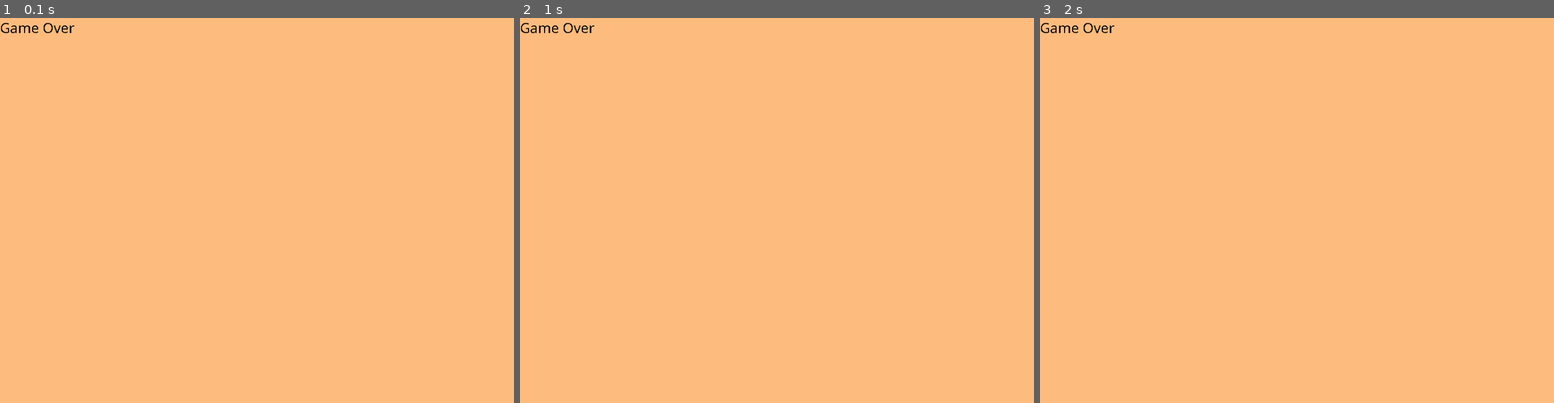
Above: before the commit, frames 1-3 (left to right).
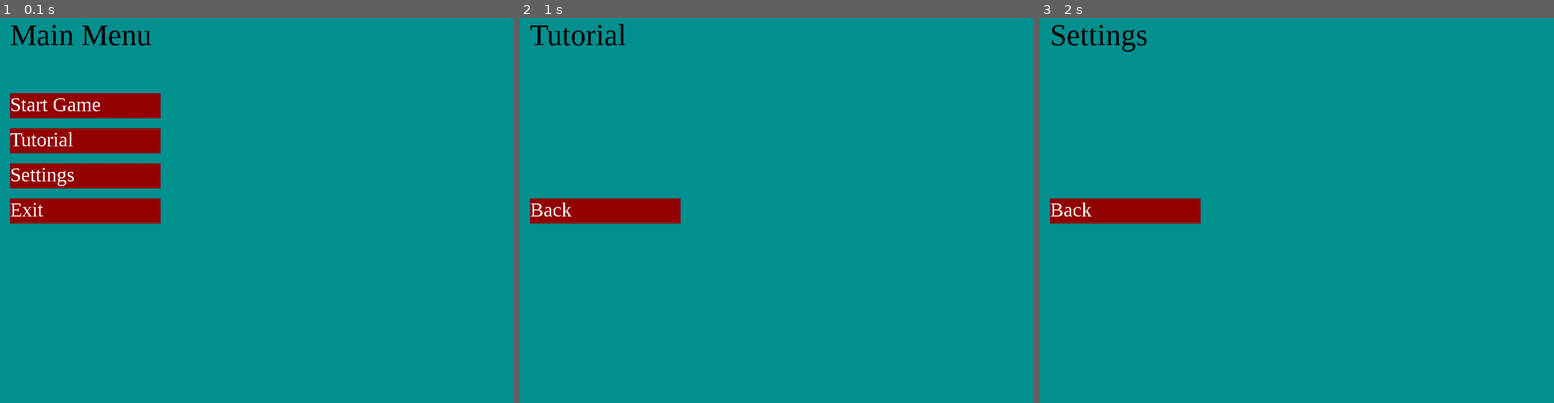
Above: after the commit, the same moments.

Repository: vineetjc/pygame-Coin-Fall-
Game: pygame game, started from main.py
Same seed, same stepped clock (60 frames per second), same inputs: the game is played once before the commit and once after it.
Inputs (mouse positions are in pixels of both pictures, inside the frame that each line leads up to):
- Up to frame 1 (0.1 s): no input
- Up to frame 2 (1 s): click (607, 106) at 0.38 s, where only the run after the commit has a clickable "Start Game"; click (617, 152) at 0.72 s
- Up to frame 3 (2 s): click (1111, 198) at 1.05 s; press the mouse at (1127, 210) at 1.37 s; move the mouse to (1127, 141) at 1.47 s; release the mouse at (1127, 68) at 1.6 s; press the mouse at (1127, 175) at 1.7 s; move the mouse to (1117, 179) at 1.8 s; release the mouse at (1106, 183) at 1.93 s

The runs differ from the first frame. In frame 1, 100% of the frame differs, in the area x 0-100%, y 0-100%; in frame 2, 100%; in frame 3, 100%.

Commit message:
buttons working. 4 new screen working except the game scene

Diff:
--- a/main.py
+++ b/main.py
@@ -30,7 +30,7 @@
 
     # initialize resources and game mode
     res = Resources(pygame)
-    game_mode = Game_mode.GAME_OVER
+    game_mode = Game_mode.MAIN_MENU
 
     # initialize screens
     main_menu_screen = Main_menu_screen(pygame, res, windowSurface)
@@ -62,7 +62,7 @@
 
         else:
             pygame.quit()
-            sys.quit()
+            sys.exit()
 
         game_clock.tick(60)
 
--- /dev/null
+++ b/src/button.py
@@ -0,0 +1,18 @@
+
+
+class Button():
+    def __init__(self, pygame, res, surface, rect, text):
+        self.pygame = pygame
+        self.res = res
+        self.surface = surface
+        self.rect = self.pygame.Rect(rect)
+        self.text = text
+        self.font = pygame.font.SysFont('cambria', 40)
+
+    def draw(self):
+        self.pygame.draw.rect(self.surface, self.res.BUTTONCOLOR, self.rect)
+        textsurface = self.font.render(self.text, False, self.res.WHITE)
+        self.surface.blit(textsurface, self.rect)
+
+    def check_click(self, pos):
+        return self.rect.collidepoint(pos)
--- a/src/game_over_screen.py
+++ b/src/game_over_screen.py
@@ -1,17 +1,32 @@
 from src.screen import Screen
 from src.game_enums import Game_mode
-from pygame.locals import QUIT, KEYUP
+from pygame.locals import QUIT, KEYUP, MOUSEBUTTONUP
+from src.button import Button
+
 
 class Game_over_screen(Screen):
     def __init__(self, pygame, res, surface):
         Screen.__init__(self, pygame, res, surface)
-        self.font = pygame.font.SysFont('Comic Sans MS', 30)
+        self.font = pygame.font.SysFont('cambria', 30)
+        self.buttons['Restart'] =  Button(pygame, res, surface, [20, 290, 300, 50], "Restart")
+        self.buttons['Back'] =  Button(pygame, res, surface, [20, 360, 300, 50], "Back")
 
     def update(self, events):
         textsurface = self.font.render('Game Over', False, (0, 0, 0))
         self.surface.fill(self.res.BGCOLOR)
-        self.surface.blit(textsurface, (0, 0))
+        self.surface.blit(textsurface, (20, 0))
 
+        for button in self.buttons:
+            self.buttons[button].draw()
+
+        mouseup_event = next((x for x in events if x.type == MOUSEBUTTONUP), None)
+
+        if mouseup_event != None:
+            if self.buttons['Restart'].check_click(mouseup_event.pos):
+                return Game_mode.MAIN_MENU
+
+            if self.buttons['Back'].check_click(mouseup_event.pos):
+                return Game_mode.MAIN_MENU
 
         self.pygame.display.flip()
 
--- a/src/main_menu_screen.py
+++ b/src/main_menu_screen.py
@@ -1,18 +1,40 @@
 from src.screen import Screen
 from src.game_enums import Game_mode
-from pygame.locals import QUIT, KEYUP
+from pygame.locals import QUIT, KEYUP, MOUSEBUTTONUP
+from src.button import Button
 
 
 class Main_menu_screen(Screen):
     def __init__(self, pygame, res, surface):
         Screen.__init__(self, pygame, res, surface)
-        self.font = pygame.font.SysFont('Comic Sans MS', 30)
+        self.font = pygame.font.SysFont('cambria', 60)
+        self.buttons['Game'] =      Button(pygame, res, surface, [20, 150, 300, 50], "Start Game")
+        self.buttons['Tutorial'] =  Button(pygame, res, surface, [20, 220, 300, 50], "Tutorial")
+        self.buttons['Settings'] =  Button(pygame, res, surface, [20, 290, 300, 50], "Settings")
+        self.buttons['Exit'] =      Button(pygame, res, surface, [20, 360, 300, 50], "Exit")
 
     def update(self, events):
         textsurface = self.font.render('Main Menu', False, (0, 0, 0))
         self.surface.fill(self.res.BGCOLOR)
-        self.surface.blit(textsurface, (0, 0))
+        self.surface.blit(textsurface, (20, 0))
 
+        for button in self.buttons:
+            self.buttons[button].draw()
+
+        mouseup_event = next((x for x in events if x.type == MOUSEBUTTONUP), None)
+
+        if mouseup_event != None:
+            if self.buttons['Game'].check_click(mouseup_event.pos):
+                return Game_mode.MAIN_MENU
+
+            if self.buttons['Tutorial'].check_click(mouseup_event.pos):
+                return Game_mode.TUTORIAL
+
+            if self.buttons['Settings'].check_click(mouseup_event.pos):
+                return Game_mode.SETTINGS
+
+            if self.buttons['Exit'].check_click(mouseup_event.pos):
+                return Game_mode.QUIT
 
         self.pygame.display.flip()
 
--- a/src/resources.py
+++ b/src/resources.py
@@ -15,7 +15,8 @@
         # set colors R, G, B code
         self.BLACK = (0, 0, 0)
         self.WHITE = (255, 255, 255)
-        self.BGCOLOR = (255, 191, 128)
+        self.BGCOLOR = (4, 145, 145)
+        self.BUTTONCOLOR = (150, 0, 0)
 
         # images
         # convert for easy blitting
--- a/src/screen.py
+++ b/src/screen.py
@@ -5,6 +5,7 @@
         self.pygame = pygame
         self.res = res
         self.surface = surface
+        self.buttons = {}
 
     def update(self, events):
         return Game_mode.MAIN_MENU
--- a/src/settings_screen.py
+++ b/src/settings_screen.py
@@ -1,17 +1,28 @@
 from src.screen import Screen
 from src.game_enums import Game_mode
-from pygame.locals import QUIT, KEYUP
+from pygame.locals import QUIT, KEYUP, MOUSEBUTTONUP
+from src.button import Button
+
 
 class Settings_screen(Screen):
     def __init__(self, pygame, res, surface):
         Screen.__init__(self, pygame, res, surface)
-        self.font = pygame.font.SysFont('Comic Sans MS', 30)
+        self.font = pygame.font.SysFont('cambria', 60)
+        self.buttons['Back'] =  Button(pygame, res, surface, [20, 360, 300, 50], "Back")
 
     def update(self, events):
         textsurface = self.font.render('Settings', False, (0, 0, 0))
         self.surface.fill(self.res.BGCOLOR)
-        self.surface.blit(textsurface, (0, 0))
+        self.surface.blit(textsurface, (20, 0))
 
+        for button in self.buttons:
+            self.buttons[button].draw()
+
+        mouseup_event = next((x for x in events if x.type == MOUSEBUTTONUP), None)
+
+        if mouseup_event != None:
+            if self.buttons['Back'].check_click(mouseup_event.pos):
+                return Game_mode.MAIN_MENU
 
         self.pygame.display.flip()
 
--- a/src/tutorial_screen.py
+++ b/src/tutorial_screen.py
@@ -1,17 +1,28 @@
 from src.screen import Screen
 from src.game_enums import Game_mode
-from pygame.locals import QUIT, KEYUP
+from pygame.locals import QUIT, KEYUP, MOUSEBUTTONUP
+from src.button import Button
+
 
 class Tutorial_screen(Screen):
     def __init__(self, pygame, res, surface):
         Screen.__init__(self, pygame, res, surface)
-        self.font = pygame.font.SysFont('Comic Sans MS', 30)
+        self.font = pygame.font.SysFont('cambria', 60)
+        self.buttons['Back'] =  Button(pygame, res, surface, [20, 360, 300, 50], "Back")
 
     def update(self, events):
         textsurface = self.font.render('Tutorial', False, (0, 0, 0))
         self.surface.fill(self.res.BGCOLOR)
-        self.surface.blit(textsurface, (0, 0))
+        self.surface.blit(textsurface, (20, 0))
 
+        for button in self.buttons:
+            self.buttons[button].draw()
+
+        mouseup_event = next((x for x in events if x.type == MOUSEBUTTONUP), None)
+
+        if mouseup_event != None:
+            if self.buttons['Back'].check_click(mouseup_event.pos):
+                return Game_mode.MAIN_MENU
 
         self.pygame.display.flip()
 
